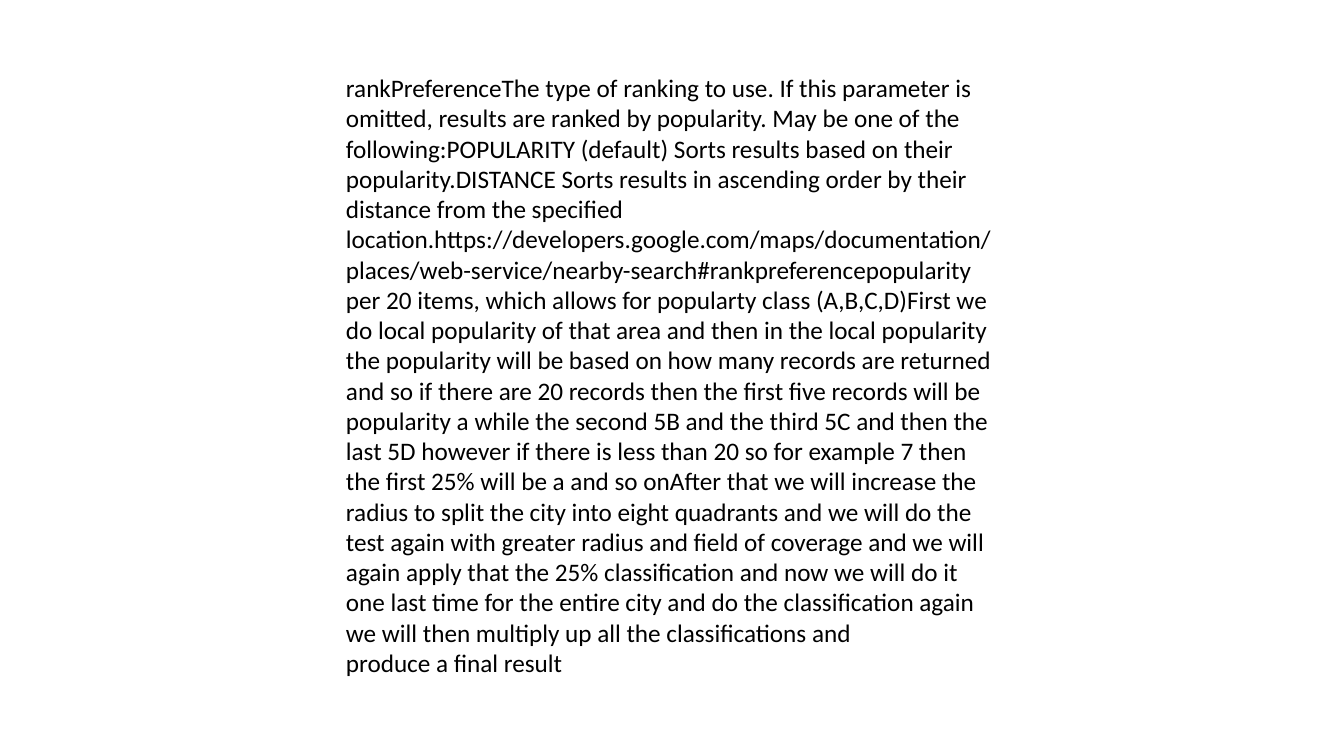
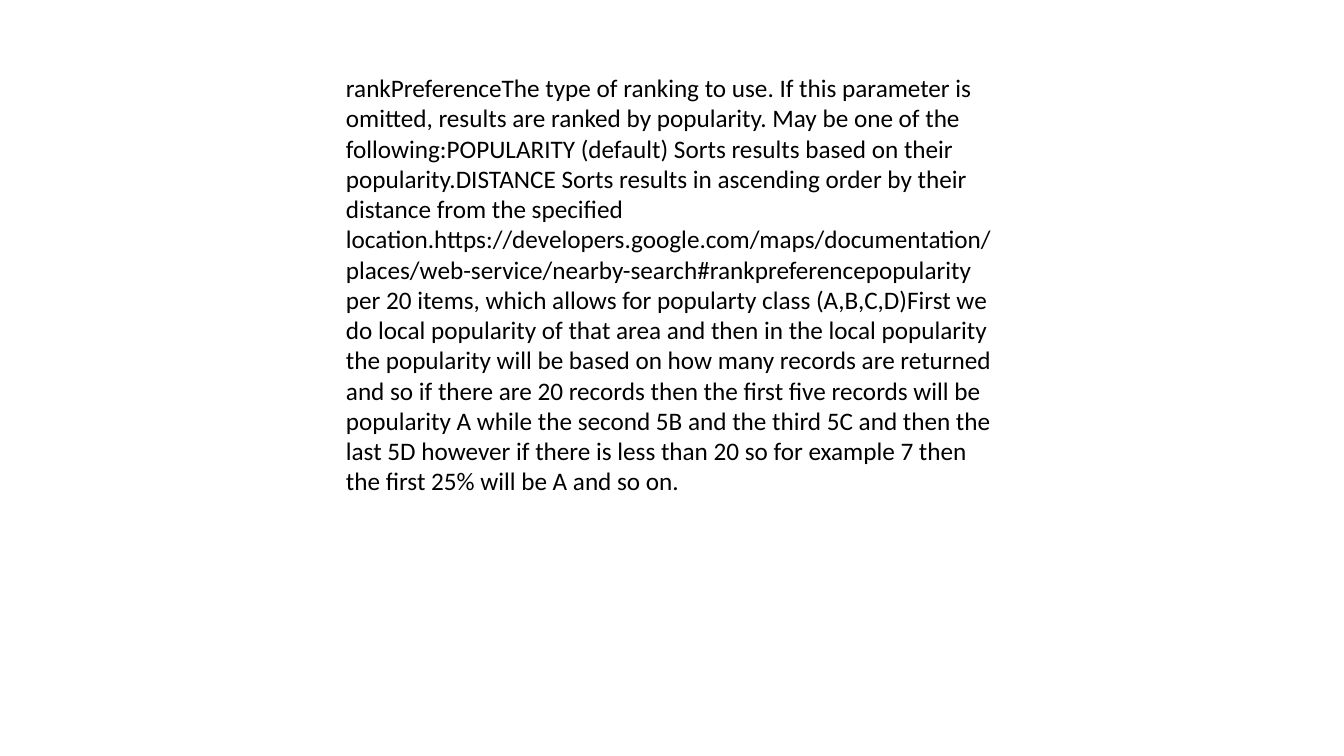
Before and after one commit to shehram-tahir/backend2, a slide deck: slide 7 of popularity_algo.pptx. Drawn at 1344x756 pixels with LibreOffice and Linux fonts; fonts in the diff are those of the drawing. Boxes give left, top, right and bottom in pixels: in the first picture for what was removed or moved away, otherwise in the second. Text is boxed around its words. In the diff, an @@ line names an element or a change of style, - is before the commit and + after.

Commit message:
changed pptx

```diff
--- a/popularity_algo.pptx
+++ b/popularity_algo.pptx
@@ text at [346,79,991,491]: text changed @@
-rankPreferenceThe type of ranking to use. If this parameter is omitted, results are ranked by popularity. May be one of the following:POPULARITY (default) Sorts results based on their popularity.DISTANCE Sorts results in ascending order by their distance from the specified location.https://developers.google.com/maps/documentation/places/web-service/nearby-search#rankpreferencepopularity per 20 items, which allows for popularty class (A,B,C,D)First we do local popularity of that area and then in the local popularity the popularity will be based on how many records are returned and so if there are 20 records then the first five records will be popularity a while the second 5B and the third 5C and then the last 5D however if there is less than 20 so for example 7 then the first 25% will be a and so onAfter that we will increase the radius to split the city into eight quadrants and we will do the test again with greater radius and field of coverage and we will again apply that the 25% classification and now we will do it one last time for the entire city and do the classification again we will then multiply up all the classifications and produce a final result
+rankPreferenceThe type of ranking to use. If this parameter is omitted, results are ranked by popularity. May be one of the following:POPULARITY (default) Sorts results based on their popularity.DISTANCE Sorts results in ascending order by their distance from the specified location.https://developers.google.com/maps/documentation/places/web-service/nearby-search#rankpreferencepopularity per 20 items, which allows for popularty class (A,B,C,D)First we do local popularity of that area and then in the local popularity the popularity will be based on how many records are returned and so if there are 20 records then the first five records will be popularity A while the second 5B and the third 5C and then the last 5D however if there is less than 20 so for example 7 then the first 25% will be A and so on.
```
Also in this commit, not shown: 1 other slide changed.
